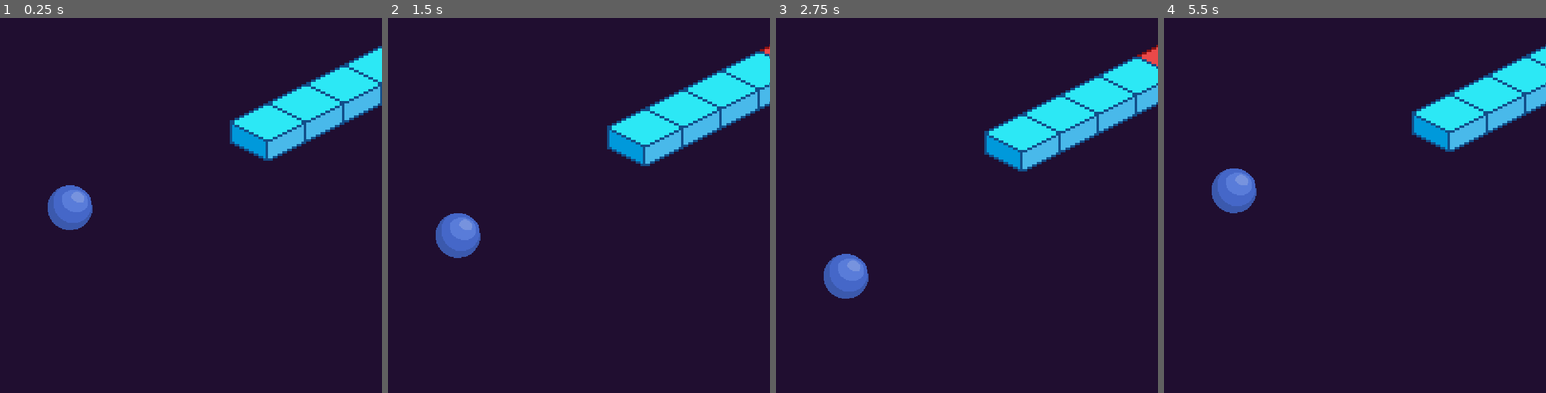
Above: before the commit, frames 1-4 (left to right).
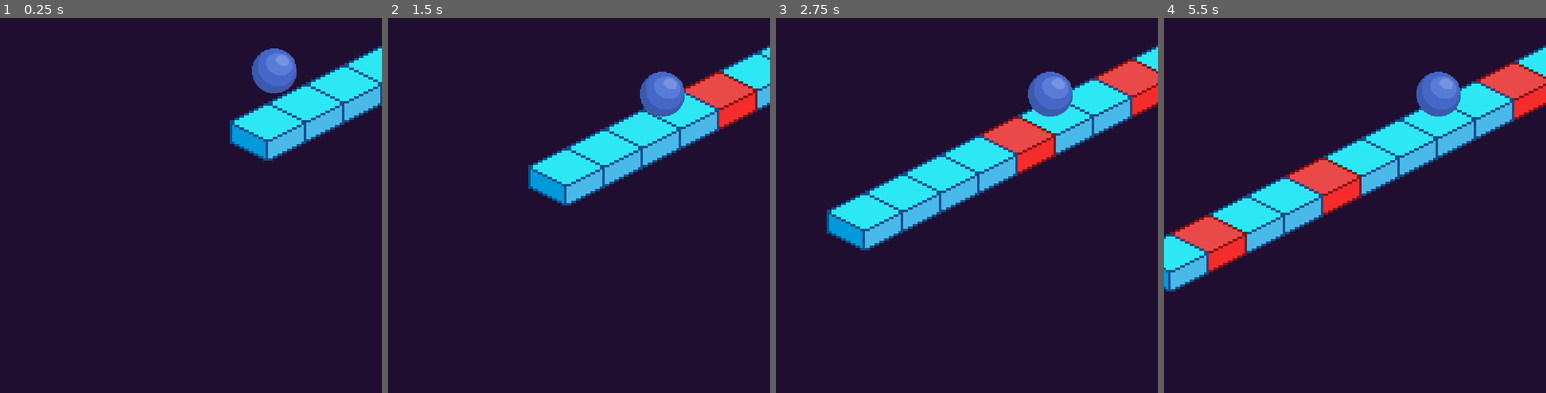
Above: after the commit, the same moments.

Repository: ofknee/tap-tap-tap
Game: Godot game, scene res://scenes/important/game.tscn
Same seed, same stepped clock (60 frames per second), same inputs: the game is played once before the commit and once after it.
Inputs:
- Up to frame 1 (0.25 s): no input
- Up to frame 2 (1.5 s): tap Enter (ui_accept) at 0.5, 0.77 s; hold Right (ui_right) from 0.53 s (still down)
- Up to frame 3 (2.75 s): tap Enter (ui_accept) at 1.52 s; release Right (ui_right) at 2.03 s; hold Left (ui_left) from 2.03 s (still down)
- Up to frame 4 (5.5 s): release Left (ui_left) at 2.78 s; hold Right (ui_right) 2.78-4.28 s; tap Enter (ui_accept) at 3.02, 3.77, 4.52 s; hold Left (ui_left) 4.28-5.03 s; hold Right (ui_right) from 5.03 s (still down)

The runs differ from the first frame. In frame 1, 2.2% of the frame differs, in the area x 12-78%, y 8-57%; in frame 2, 8.4%; in frame 3, 13%; in frame 4, 15%, in the area x 0-100%, y 7-73%.

Commit message:
Update game.tscn

Diff:
--- a/scenes/important/game.tscn
+++ b/scenes/important/game.tscn
@@ -16,7 +16,7 @@
 scale = Vector2(4, 4)
 
 [node name="player" type="CharacterBody2D" parent="." unique_id=1696932186]
-position = Vector2(117, 301)
+position = Vector2(460, 72)
 scale = Vector2(1.5, 1.5)
 script = ExtResource("3_twlvc")
 
